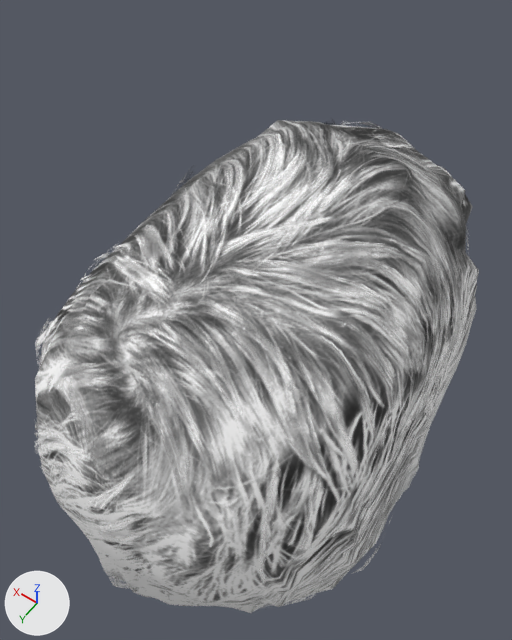
Two versions of the glTF model public/models/makehuman/hair/masc/prolijo.gltf, one commit apart.
The view is the same before and after, from a 50 mm lens placed at (-0.098, 0.096, 1.904), pointed at (0.011, -0.057, 1.664). Lighting does not change. The marker at lower left points along +X, +Y and +Z. The picture after the commit comes second. Vertices at exactly the same position are counted once.

Names of what the first picture shows: 'masc_hair_prolijo'.
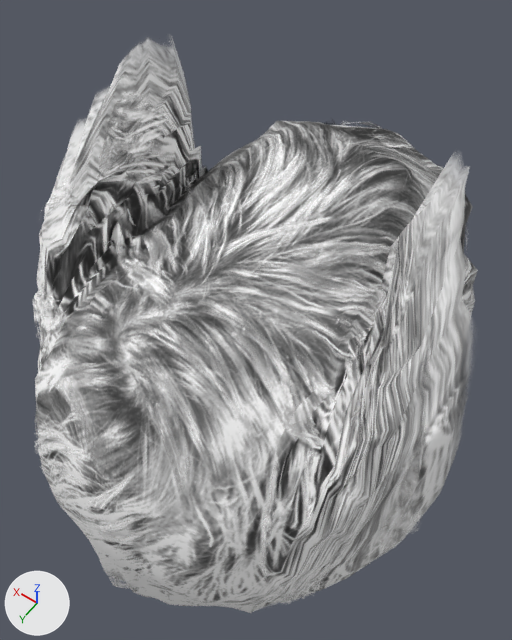
The newer file adds a shape key; the second version is drawn at full value of the shape key 'a_orejasPerro' of 'masc_hair_prolijo', and the change is written as the vertex moves it makes.

What differs and where, as boxes [x1, y1, x2, y2] in the pictures (512 x 640 px; the box of a moved part takes in the faces that stretch with it):
'masc_hair_prolijo', reshaped (16% taller)
    before: [35, 120, 479, 613]
    after: [33, 39, 478, 613]
part 1 of me_mhair02_001, moved or reshaped
    before: [200, 300, 291, 384]
    after: [200, 300, 288, 383]
part 2 of me_mhair02_001, moved or reshaped
    before: [74, 315, 100, 330]
    after: [78, 313, 104, 330]
part 3 of me_mhair02_001, moved or reshaped
    before: [35, 121, 479, 611]
    after: [33, 39, 478, 611]

The change in detail:
me_mhair02_001 is used by ob_masc_hair_prolijo; location (0.0, 0.0, 0.0).
me_mhair02_001 had 2314 vertices, 3460 faces and spanned x -0.079..0.077, y -0.156..0.055, z 1.53..1.737.
me_mhair02_001 now has 2314 vertices, 3460 faces and spans x -0.09..0.089, y -0.156..0.055, z 1.53..1.782.
me_mhair02_001 part 1: the loose piece of 12 vertices spanning x -0.042..0.006, y -0.014..-0.005, z 1.718..1.73 is moved by (0.001, -0.001, -0.001).
me_mhair02_001 part 2: the loose piece of 10 vertices spanning x 0.019..0.051, y 0.008..0.015, z 1.701..1.722 is moved by (-0.001, -0.001, 0.0).
me_mhair02_001 part 3: 1290 of 2314 vertices moved; they spanned x -0.079..0.077, y -0.124..0.035, z 1.549..1.733 and now span x -0.09..0.089, y -0.124..0.034, z 1.549..1.782; mean shift (-0.001, -0.001, 0.031); largest move (-0.075, -0.052, 1.623) -> (-0.054, -0.062, 1.78).
